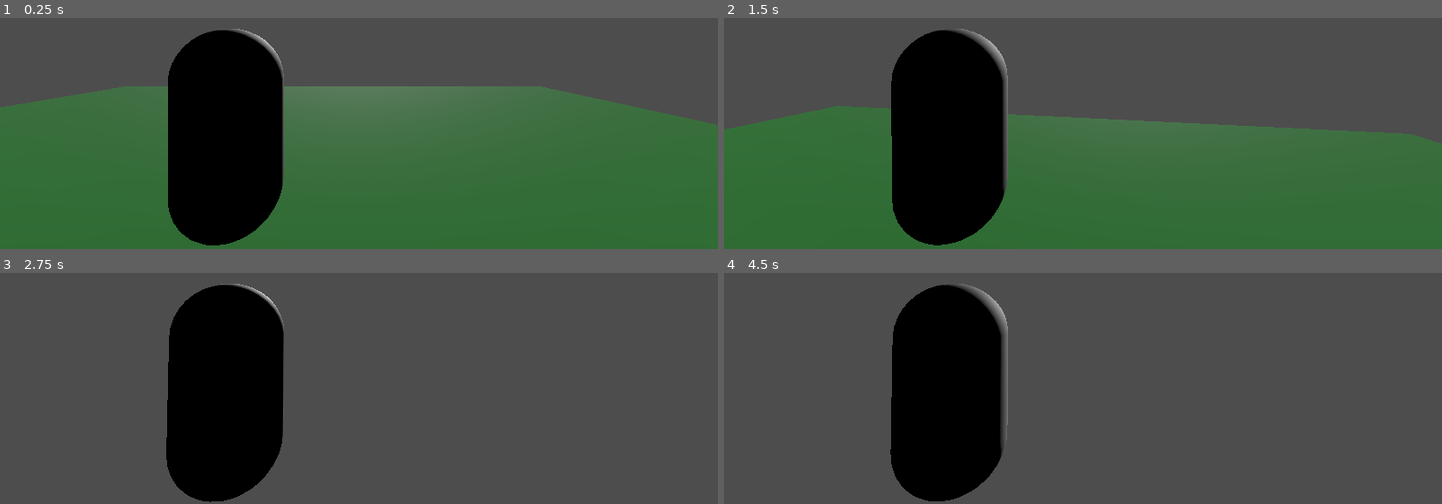
Above: before the commit, frames 1-4 (two rows, left to right).
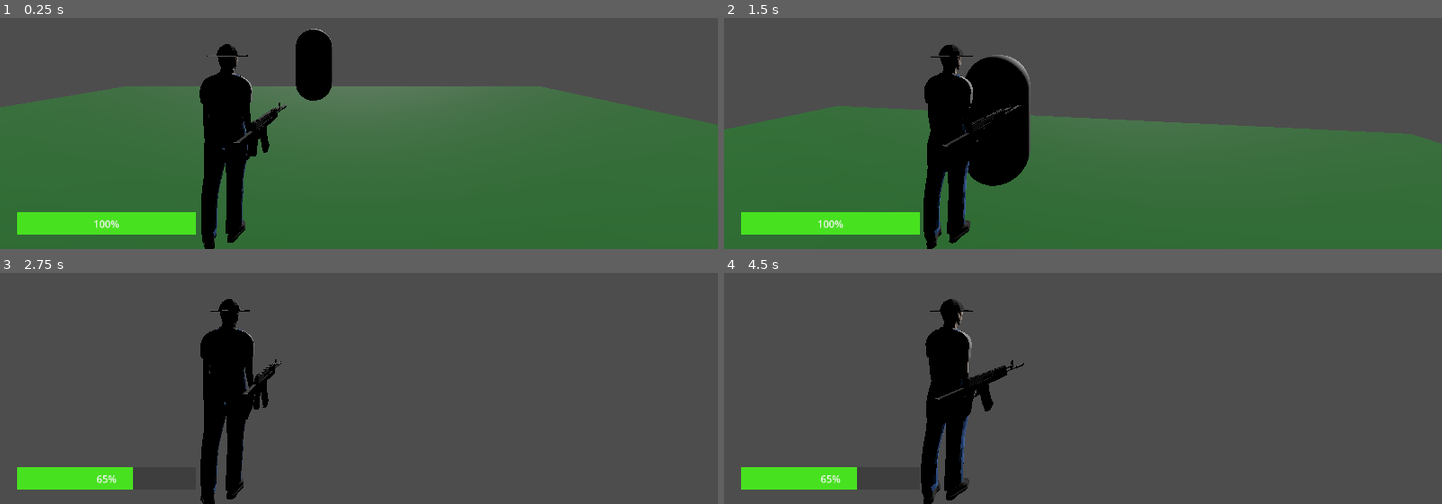
Above: after the commit, the same moments.

Repository: Luguin8/1v1
Game: Godot game, scene res://Scenes/TestLevel.tscn
Same seed, same stepped clock (60 frames per second), same inputs: the game is played once before the commit and once after it. The project has no main scene, so this scene is started directly.
Inputs (mouse positions are in pixels of both pictures, inside the frame that each line leads up to):
- Up to frame 1 (0.25 s): no input
- Up to frame 2 (1.5 s): move the mouse to (1118, 45) at 0.52 s; hold W (move_forward) from 0.53 s (still down); click (1118, 45) at 0.6 s; tap Space (jump) at 0.77 s; move the mouse to (1047, 48) at 1.27 s; tap C (crouch) at 1.35 s
- Up to frame 3 (2.75 s): keep holding W (move_forward); tap Space (jump) at 1.52 s; click (323, 303) at 1.55 s; move the mouse to (373, 296) at 2.02 s; tap Ctrl (dash) at 2.1 s; click (373, 296) at 2.3 s
- Up to frame 4 (4.5 s): keep holding W (move_forward); tap Enter at 2.75, 4.25 s; move the mouse to (1075, 307) at 2.77 s; tap Shift (run) at 2.85 s; tap Space (jump) at 3.02, 3.5, 3.77 s; click (1075, 307) at 3.05 s; move the mouse to (1133, 307) at 3.52 s; click (1133, 307) at 3.6 s; move the mouse to (1025, 298) at 4.27 s; click (1025, 298) at 4.35 s

The runs differ from the first frame. In frame 1, 12% of the frame differs, in the area x 2-47%, y 4-100%; in frame 2, 11%; in frame 3, 10%; in frame 4, 10%.

Commit message:
3ro: agregue un par de modelos para las armas, configure el script masoemnos y le di un poco mas de forma

Diff:
--- /dev/null
+++ b/Scenes/HUD.tscn
@@ -0,0 +1,18 @@
+[gd_scene load_steps=3 format=3 uid="uid://bodiky2uavi68"]
+
+[sub_resource type="StyleBoxFlat" id="StyleBoxFlat_entsu"]
+bg_color = Color(0.243569, 0.243569, 0.243569, 1)
+
+[sub_resource type="StyleBoxFlat" id="StyleBoxFlat_sd512"]
+bg_color = Color(0.282353, 0.882353, 0.12549, 1)
+
+[node name="HUD" type="CanvasLayer"]
+
+[node name="ProgressBar" type="ProgressBar" parent="."]
+offset_left = 28.0
+offset_top = 589.0
+offset_right = 314.0
+offset_bottom = 625.0
+theme_override_styles/background = SubResource("StyleBoxFlat_entsu")
+theme_override_styles/fill = SubResource("StyleBoxFlat_sd512")
+value = 100.0
--- a/Scenes/Player.tscn
+++ b/Scenes/Player.tscn
@@ -1,20 +1,23 @@
-[gd_scene load_steps=5 format=3 uid="uid://dgjwpe7p5vfql"]
+[gd_scene load_steps=6 format=3 uid="uid://dgjwpe7p5vfql"]
 
-[ext_resource type="Script" uid="uid://dsd3snk82vmdb" path="res://Scenes/Player.gd" id="1_rpqav"]
-[ext_resource type="Script" uid="uid://dm865irlpowc7" path="res://Scenes/CameraController.gd" id="2_kyqiw"]
+[ext_resource type="Script" uid="uid://dsd3snk82vmdb" path="res://Scripts/Player.gd" id="1_rpqav"]
+[ext_resource type="PackedScene" uid="uid://dd560m0yx0sh5" path="res://Assets/Models/low_poly_farmer_man.glb" id="2_gntrk"]
+[ext_resource type="Script" uid="uid://dm865irlpowc7" path="res://Scripts/CameraController.gd" id="2_kyqiw"]
+[ext_resource type="PackedScene" uid="uid://nc8xsj2kbjcw" path="res://Scenes/weapon.tscn" id="4_dewec"]
 
 [sub_resource type="CapsuleShape3D" id="CapsuleShape3D_kyqiw"]
-
-[sub_resource type="CapsuleMesh" id="CapsuleMesh_gntrk"]
 
 [node name="Player" type="CharacterBody3D"]
 script = ExtResource("1_rpqav")
 
+[node name="MeshInstance3D" type="MeshInstance3D" parent="."]
+transform = Transform3D(-1, 0, -8.74228e-08, 0, 1, 0, 8.74228e-08, 0, -1, 0, 0, 0)
+
+[node name="Sketchfab_Scene" parent="MeshInstance3D" instance=ExtResource("2_gntrk")]
+transform = Transform3D(1, 0, 0, 0, 1, 0, 0, 0, 1, 0, -1, 0)
+
 [node name="CollisionShape3D" type="CollisionShape3D" parent="."]
 shape = SubResource("CapsuleShape3D_kyqiw")
-
-[node name="MeshInstance3D" type="MeshInstance3D" parent="."]
-mesh = SubResource("CapsuleMesh_gntrk")
 
 [node name="CameraPivot" type="Node3D" parent="."]
 script = ExtResource("2_kyqiw")
@@ -24,3 +27,6 @@
 
 [node name="RayCastFloor" type="RayCast3D" parent="."]
 target_position = Vector3(0, -1.2, 0)
+
+[node name="Weapon" parent="." instance=ExtResource("4_dewec")]
+transform = Transform3D(-1.31134e-08, 0, 0.3, 0, 0.3, 0, -0.3, 0, -1.31134e-08, 0.306066, 0, -0.122228)
--- a/Scenes/TestLevel.tscn
+++ b/Scenes/TestLevel.tscn
@@ -1,6 +1,8 @@
-[gd_scene load_steps=5 format=3 uid="uid://dkpyay3pmuplq"]
+[gd_scene load_steps=9 format=3 uid="uid://dkpyay3pmuplq"]
 
 [ext_resource type="PackedScene" uid="uid://dgjwpe7p5vfql" path="res://Scenes/Player.tscn" id="1_bhm8u"]
+[ext_resource type="PackedScene" uid="uid://bodiky2uavi68" path="res://Scenes/HUD.tscn" id="2_5ms4e"]
+[ext_resource type="Script" uid="uid://dehndvacvcd3q" path="res://Scenes/dummy.gd" id="3_shgkq"]
 
 [sub_resource type="BoxShape3D" id="BoxShape3D_bhm8u"]
 size = Vector3(10, 0.1, 10)
@@ -10,6 +12,12 @@
 
 [sub_resource type="StandardMaterial3D" id="StandardMaterial3D_bhm8u"]
 albedo_color = Color(0.234435, 0.645829, 0.270404, 1)
+
+[sub_resource type="CapsuleMesh" id="CapsuleMesh_ujyaq"]
+
+[sub_resource type="GDScript" id="GDScript_oy2kj"]
+script/source = "extends MeshInstance3D
+"
 
 [node name="TestLevel" type="Node3D"]
 
@@ -28,3 +36,14 @@
 [node name="DirectionalLight3D" type="DirectionalLight3D" parent="."]
 transform = Transform3D(1, 0, 0, 0, -0.934204, 0.356738, 0, -0.356738, -0.934204, 1.05747, 6.03454, -5.8537)
 sky_mode = 1
+
+[node name="HUD" parent="." instance=ExtResource("2_5ms4e")]
+
+[node name="dummy" type="CharacterBody3D" parent="."]
+transform = Transform3D(1, 0, 0, 0, 1, 0, 0, 0, 1, 0, 1.49994, 7.24608)
+script = ExtResource("3_shgkq")
+
+[node name="MeshInstance3D" type="MeshInstance3D" parent="dummy"]
+transform = Transform3D(1, 0, 0, 0, 1, 0, 0, 0, 1, 0, 0, -12.0373)
+mesh = SubResource("CapsuleMesh_ujyaq")
+script = SubResource("GDScript_oy2kj")
--- /dev/null
+++ b/Scenes/dummy.gd
@@ -0,0 +1,9 @@
+extends CharacterBody3D
+var health = 100
+
+func take_damage(amount):
+	health -= amount
+	print("Dummy recibió daño:", amount, "Vida restante:", health)
+	if health <= 0:
+		print("Dummy muerto")
+		queue_free()
--- /dev/null
+++ b/Scenes/weapon.tscn
@@ -0,0 +1,16 @@
+[gd_scene load_steps=3 format=3 uid="uid://nc8xsj2kbjcw"]
+
+[ext_resource type="Script" uid="uid://bnni7stslwevt" path="res://Scripts/Weapon.gd" id="1_qv81b"]
+[ext_resource type="PackedScene" uid="uid://c2m2xosexdg6d" path="res://Assets/Models/low_poly_ak12.glb" id="2_e1ly8"]
+
+[node name="Weapon" type="Node3D"]
+script = ExtResource("1_qv81b")
+
+[node name="MeshInstance3D" type="MeshInstance3D" parent="."]
+
+[node name="Sketchfab_Scene" parent="MeshInstance3D" instance=ExtResource("2_e1ly8")]
+
+[node name="RayCast3D" type="RayCast3D" parent="."]
+target_position = Vector3(0, 0, -5)
+
+[node name="Area3D" type="Area3D" parent="."]
--- a/Scenes/Player.gd
+++ b/Scripts/Player.gd
@@ -1,4 +1,13 @@
 extends CharacterBody3D
+
+# ====== HUD ======
+@onready var hud = get_tree().current_scene.get_node("HUD")  # Ajusta si tu HUD no está en la raíz
+
+@onready var current_weapon : Node = $Weapon  # referencia al Weapon que el jugador tiene
+
+func _process(delta):
+	if Input.is_action_just_pressed("fire"):
+		current_weapon.fire()
 
 # ====== Configuración de movimiento ======
 var walk_speed = 3.5
@@ -44,6 +53,14 @@
 # ====== Referencias ======
 @onready var camera_pivot = $CameraPivot
 
+func _ready():
+	# Asegurar que el MeshInstance3D tenga material_override
+	if not mesh_instance.material_override:
+		var mat = StandardMaterial3D.new()
+		mesh_instance.material_override = mat
+
+	update_health_bar()  # Inicializa la barra de vida
+
 func _physics_process(delta):
 	var input_dir = Vector3.ZERO
 
@@ -56,7 +73,6 @@
 		input_dir.x -= 1
 	if Input.is_action_pressed("move_right"):
 		input_dir.x += 1
-
 	input_dir = input_dir.normalized()
 
 	# ====== Daño por inactividad (AFK) ======
@@ -67,6 +83,7 @@
 			health = max(health, 1)
 			is_flashing = true
 			flash_timer = damage_flash_time
+			update_health_bar()
 	else:
 		idle_timer = 0
 
@@ -155,3 +172,10 @@
 	health = max(health, 0)
 	is_flashing = true
 	flash_timer = damage_flash_time
+	update_health_bar()
+
+# ====== Actualizar barra de vida ======
+func update_health_bar():
+	if hud:
+		var bar = hud.get_node("ProgressBar")  # Nodo hijo ProgressBar
+		bar.value = health
--- /dev/null
+++ b/Scripts/Weapon.gd
@@ -0,0 +1,108 @@
+extends Node3D
+
+# =========================
+# TIPOS DE ARMA
+# =========================
+enum WeaponType { RIFLE, SNIPER, MELEE }
+
+@export var weapon_type: WeaponType = WeaponType.RIFLE
+
+# =========================
+# PROPIEDADES
+# =========================
+var damage: float
+var cooldown: float
+var max_ammo: int
+var current_ammo: int
+
+# =========================
+# CONTROL DE DISPARO
+# =========================
+var can_fire = true
+var cooldown_timer = 0.0
+
+# =========================
+# REFERENCIAS
+# =========================
+@onready var raycast = $RayCast3D
+@onready var melee_area = $Area3D
+
+# =========================
+# READY
+# =========================
+func _ready():
+	set_process(true)        # Procesar _process desde el inicio
+	update_stats()
+	print("Weapon listo:", weapon_type, "Ammo:", current_ammo)
+
+func update_stats():
+	match weapon_type:
+		WeaponType.RIFLE:
+			damage = 35
+			cooldown = 0.2
+			max_ammo = 30
+		WeaponType.SNIPER:
+			damage = 100
+			cooldown = 1.5
+			max_ammo = 5
+		WeaponType.MELEE:
+			damage = 100
+			cooldown = 0.5
+			max_ammo = -1  # infinito
+
+	current_ammo = max_ammo
+	can_fire = true
+	cooldown_timer = 0
+
+# =========================
+# PROCESS PARA COOLDOWN
+# =========================
+func _process(delta):
+	if not can_fire:
+		cooldown_timer -= delta
+		if cooldown_timer <= 0:
+			can_fire = true
+			cooldown_timer = 0
+
+# =========================
+# FUNCION PRINCIPAL DE DISPARO
+# =========================
+func fire():
+	if not can_fire:
+		print("En cooldown")
+		return
+	if weapon_type != WeaponType.MELEE and current_ammo <= 0:
+		print("Sin munición")
+		return
+
+	can_fire = false
+	cooldown_timer = cooldown
+
+	if weapon_type != WeaponType.MELEE:
+		current_ammo -= 1
+
+	print("Disparando! Ammo restante:", current_ammo)
+
+	match weapon_type:
+		WeaponType.RIFLE, WeaponType.SNIPER:
+			shoot_ray()
+		WeaponType.MELEE:
+			swing_melee()
+
+# =========================
+# FUNCIONES DE DISPARO
+# =========================
+func shoot_ray():
+	if raycast.is_colliding():
+		var target = raycast.get_collider()
+		print("Colisión con:", target.name)
+		if target.has_method("take_damage"):
+			target.take_damage(damage)
+	else:
+		print("No colisiona con nada")
+
+func swing_melee():
+	for body in melee_area.get_overlapping_bodies():
+		print("Melee colisión con:", body.name)
+		if body.has_method("take_damage"):
+			body.take_damage(damage)
--- a/project.godot
+++ b/project.godot
@@ -56,3 +56,8 @@
 "events": [Object(InputEventKey,"resource_local_to_scene":false,"resource_name":"","device":-1,"window_id":0,"alt_press …(191 unchanged characters)…
 ]
 }
+fire={
+"deadzone": 0.2,
+"events": [Object(InputEventMouseButton,"resource_local_to_scene":false,"resource_name":"","device":-1,"window_id":0,"alt_pressed":false,"shift_pressed":false,"ctrl_pressed":false,"meta_pressed":false,"button_mask":0,"position":Vector2(0, 0),"global_position":Vector2(0, 0),"factor":1.0,"button_index":1,"canceled":false,"pressed":false,"double_click":false,"script":null)
+]
+}
Binary file added: Assets/Models/fire_axe.glb
Binary file added: Assets/Models/fire_axe_0.png
Binary file added: Assets/Models/fire_axe_1.png
Binary file added: Assets/Models/fire_axe_2.png
Binary file added: Assets/Models/low_poly_ak12.glb
Binary file added: Assets/Models/low_poly_farmer_man.glb
Binary file added: Assets/Models/low_poly_sniper_0.png
Not shown, added: Scenes/dummy.gd.uid
Renamed: Scenes/CameraController.gd -> Scripts/CameraController.gd
Renamed: Scenes/CameraController.gd.uid -> Scripts/CameraController.gd.uid
Renamed: Scenes/DamageArrow.gd -> Scripts/DamageArrow.gd
Renamed: Scenes/DamageArrow.gd.uid -> Scripts/DamageArrow.gd.uid
(and 2 more such lines)
